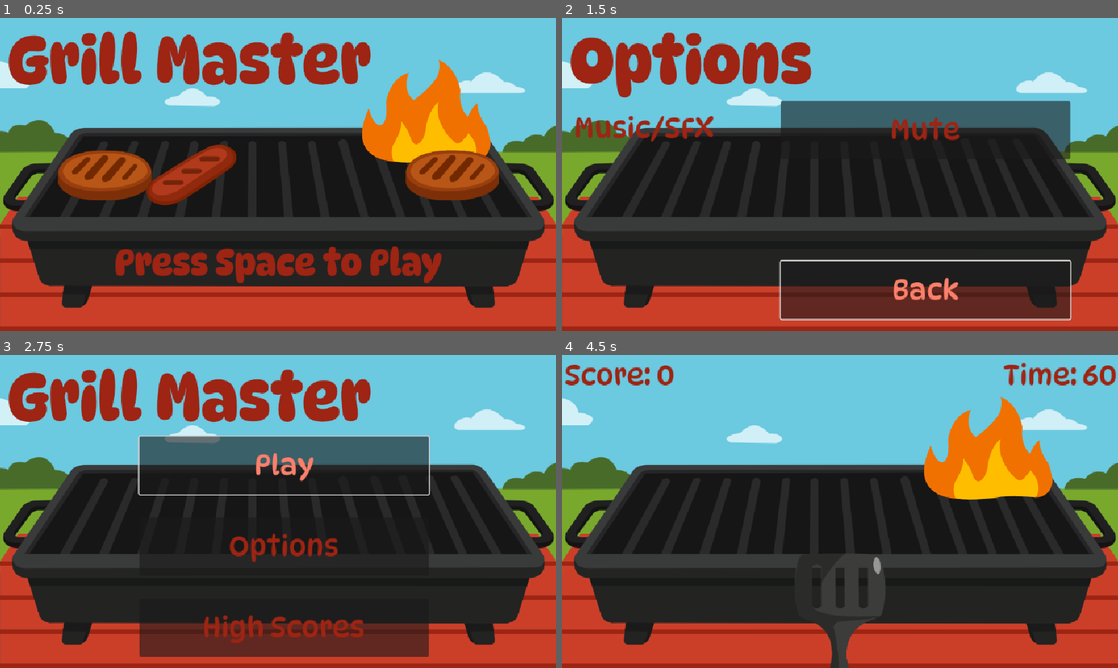
Above: before the commit, frames 1-4 (two rows, left to right).
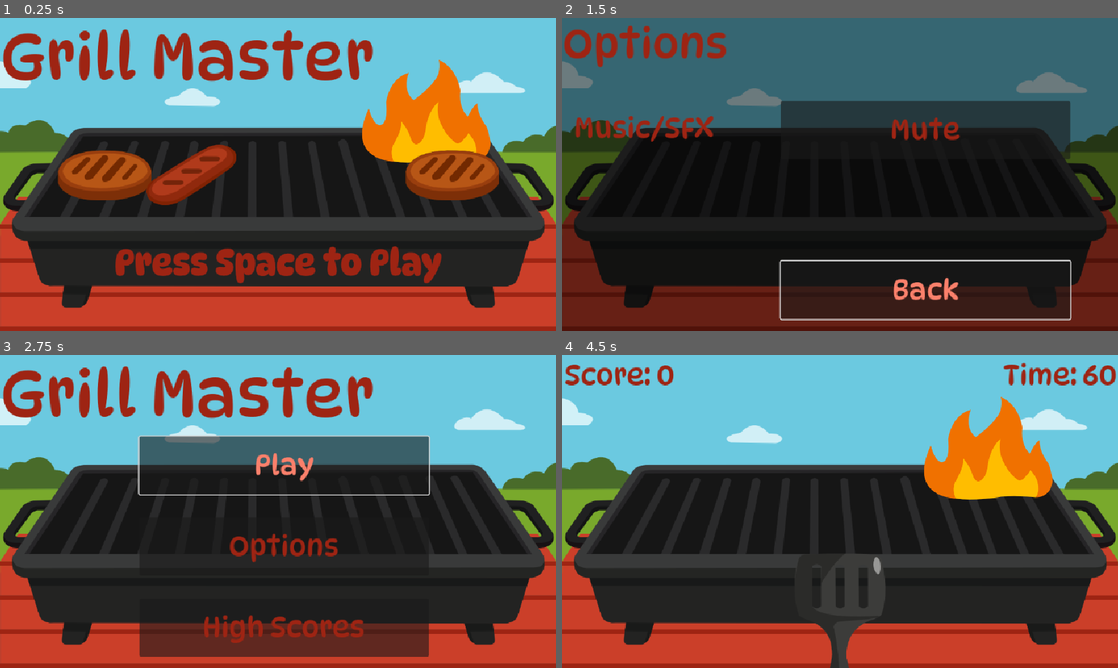
Above: after the commit, the same moments.

Repository: Allus-Interactive/30-days-of-summer-2025
Game: Godot game, scene res://scenes/menus/title_screen.tscn
Two runs of this game, one before a commit and one after it. Both use one fixed random seed, a clock stepped at 60 frames per second and the inputs below.
Inputs:
- Up to frame 1 (0.25 s): no input
- Up to frame 2 (1.5 s): tap Enter (replay) at 0.5 s; hold D (move_right) 0.53-1.25 s; tap Space (flip) at 0.6 s; click "Options" at 1.25 s
- Up to frame 3 (2.75 s): click "Back" at 2 s
- Up to frame 4 (4.5 s): click "High Scores" at 2.75 s; click "Back" at 3.5 s; click "Play" at 4.25 s

The runs differ from the first frame. In frame 1, 4.7% of the frame differs, in the area x 0-68%, y 3-22%; in frame 2, 58%, in the area x 0-100%, y 0-100%; in frame 3, 4.7%; in frame 4, nothing differs.

Commit message:
reworked menu bgs

Diff:
--- a/scenes/menus/high scores/high_scores.tscn
+++ b/scenes/menus/high scores/high_scores.tscn
@@ -1,7 +1,7 @@
 [gd_scene load_steps=4 format=3 uid="uid://cj5x6fgps4nli"]
 
 [ext_resource type="Script" uid="uid://bdvo41vna6nrt" path="res://scenes/menus/high scores/high_scores.gd" id="1_pm6h4"]
-[ext_resource type="Texture2D" uid="uid://c6qybrpe322oo" path="res://assets/high_scores.png" id="2_1rg40"]
+[ext_resource type="Texture2D" uid="uid://5r3jypmuby3i" path="res://assets/plain_bg.png" id="2_pm6h4"]
 [ext_resource type="Theme" uid="uid://8n7hmf7q53wo" path="res://assets/themes/dynapuff.tres" id="3_i8bdw"]
 
 [node name="HighScores" type="Control"]
@@ -16,15 +16,22 @@
 
 [node name="Sprite2D" type="Sprite2D" parent="."]
 position = Vector2(480, 270)
-texture = ExtResource("2_1rg40")
+texture = ExtResource("2_pm6h4")
 
 [node name="CanvasLayer" type="CanvasLayer" parent="."]
 
 [node name="ColorRect" type="ColorRect" parent="CanvasLayer"]
-visible = false
 offset_right = 960.0
 offset_bottom = 540.0
 color = Color(0, 0, 0, 0.490196)
+
+[node name="TitleLabel" type="Label" parent="CanvasLayer"]
+offset_right = 500.0
+offset_bottom = 60.0
+theme = ExtResource("3_i8bdw")
+theme_override_font_sizes/font_size = 72
+text = "High Scores"
+vertical_alignment = 1
 
 [node name="HighScoreLabel" type="Label" parent="CanvasLayer"]
 offset_left = 240.0
--- a/scenes/menus/main menu/main_menu.tscn
+++ b/scenes/menus/main menu/main_menu.tscn
@@ -1,7 +1,7 @@
 [gd_scene load_steps=4 format=3 uid="uid://dlnp3rlrqrani"]
 
 [ext_resource type="Script" uid="uid://265rdwhajdxi" path="res://scenes/menus/main menu/main_menu.gd" id="1_ocmjx"]
-[ext_resource type="Texture2D" uid="uid://c210wprumppyg" path="res://assets/main_menu.png" id="2_tg8af"]
+[ext_resource type="Texture2D" uid="uid://5r3jypmuby3i" path="res://assets/plain_bg.png" id="2_ocmjx"]
 [ext_resource type="Theme" uid="uid://8n7hmf7q53wo" path="res://assets/themes/dynapuff.tres" id="3_2pddd"]
 
 [node name="MainMenu" type="Control"]
@@ -18,7 +18,7 @@
 
 [node name="Sprite2D" type="Sprite2D" parent="."]
 position = Vector2(480, 270)
-texture = ExtResource("2_tg8af")
+texture = ExtResource("2_ocmjx")
 
 [node name="CanvasLayer" type="CanvasLayer" parent="."]
 
@@ -27,6 +27,14 @@
 offset_right = 960.0
 offset_bottom = 540.0
 color = Color(0, 0, 0, 0.490196)
+
+[node name="TitleLabel" type="Label" parent="CanvasLayer"]
+offset_right = 500.0
+offset_bottom = 87.0
+theme = ExtResource("3_2pddd")
+theme_override_font_sizes/font_size = 110
+text = "Grill Master"
+vertical_alignment = 1
 
 [node name="VBoxContainer" type="VBoxContainer" parent="CanvasLayer"]
 offset_left = 240.0
--- a/scenes/menus/options/options.tscn
+++ b/scenes/menus/options/options.tscn
@@ -1,7 +1,7 @@
 [gd_scene load_steps=4 format=3 uid="uid://dtsejaoquxfhq"]
 
-[ext_resource type="Texture2D" uid="uid://b0mcx43ewohcq" path="res://assets/options_menu.png" id="1_n3xhl"]
 [ext_resource type="Script" uid="uid://b78ibdvkyl1y1" path="res://scenes/menus/options/options.gd" id="1_ptihp"]
+[ext_resource type="Texture2D" uid="uid://5r3jypmuby3i" path="res://assets/plain_bg.png" id="2_ptihp"]
 [ext_resource type="Theme" uid="uid://8n7hmf7q53wo" path="res://assets/themes/dynapuff.tres" id="3_qdq3g"]
 
 [node name="Options" type="Control"]
@@ -16,15 +16,22 @@
 
 [node name="Sprite2D" type="Sprite2D" parent="."]
 position = Vector2(480, 270)
-texture = ExtResource("1_n3xhl")
+texture = ExtResource("2_ptihp")
 
 [node name="CanvasLayer" type="CanvasLayer" parent="."]
 
 [node name="ColorRect" type="ColorRect" parent="CanvasLayer"]
-visible = false
 offset_right = 960.0
 offset_bottom = 540.0
 color = Color(0, 0, 0, 0.490196)
+
+[node name="TitleLabel" type="Label" parent="CanvasLayer"]
+offset_right = 500.0
+offset_bottom = 87.0
+theme = ExtResource("3_qdq3g")
+theme_override_font_sizes/font_size = 72
+text = "Options"
+vertical_alignment = 1
 
 [node name="MusicLabel" type="Label" parent="CanvasLayer"]
 offset_left = 20.0
--- a/scenes/menus/times_up_screen.tscn
+++ b/scenes/menus/times_up_screen.tscn
@@ -1,7 +1,7 @@
 [gd_scene load_steps=4 format=3 uid="uid://de5ruodr2dnj4"]
 
 [ext_resource type="Script" uid="uid://bfxdb27wsglef" path="res://scenes/menus/times_up_screen.gd" id="1_yfpcn"]
-[ext_resource type="Texture2D" uid="uid://5r3jypmuby3i" path="res://assets/times_up.png" id="3_yfpcn"]
+[ext_resource type="Texture2D" uid="uid://5r3jypmuby3i" path="res://assets/plain_bg.png" id="3_yfpcn"]
 [ext_resource type="Theme" uid="uid://8n7hmf7q53wo" path="res://assets/themes/dynapuff.tres" id="7_xvht3"]
 
 [node name="TimesUpScreen" type="Control"]
--- a/scenes/menus/title_screen.tscn
+++ b/scenes/menus/title_screen.tscn
@@ -6,6 +6,7 @@
 [ext_resource type="Texture2D" uid="uid://eo7xll3s1jd1" path="res://assets/flame/flame_1.png" id="4_jhqb3"]
 [ext_resource type="Texture2D" uid="uid://d304avqfvx4u1" path="res://assets/food/burger/burger_cooked.png" id="5_ssxho"]
 [ext_resource type="Texture2D" uid="uid://cp8v8li15ikfx" path="res://assets/food/sausage/sausage_cooked.png" id="6_30q4t"]
+[ext_resource type="Theme" uid="uid://8n7hmf7q53wo" path="res://assets/themes/dynapuff.tres" id="7_jhqb3"]
 
 [sub_resource type="AtlasTexture" id="AtlasTexture_ugfu2"]
 atlas = ExtResource("3_ptv5j")
@@ -61,3 +62,11 @@
 [node name="Sprite2D3" type="Sprite2D" parent="Sprite2D"]
 position = Vector2(300, 0)
 texture = ExtResource("5_ssxho")
+
+[node name="TitleLabel" type="Label" parent="."]
+offset_right = 645.0
+offset_bottom = 133.0
+theme = ExtResource("7_jhqb3")
+theme_override_font_sizes/font_size = 110
+text = "Grill Master"
+vertical_alignment = 1
Renamed: assets/times_up.png -> assets/plain_bg.png
Not shown, changed: assets/plain_bg.png.import
Binary file changed: assets/title_screen.png
Not shown: 1 places in scenes/menus/title_screen.tscn that only renumber resources
